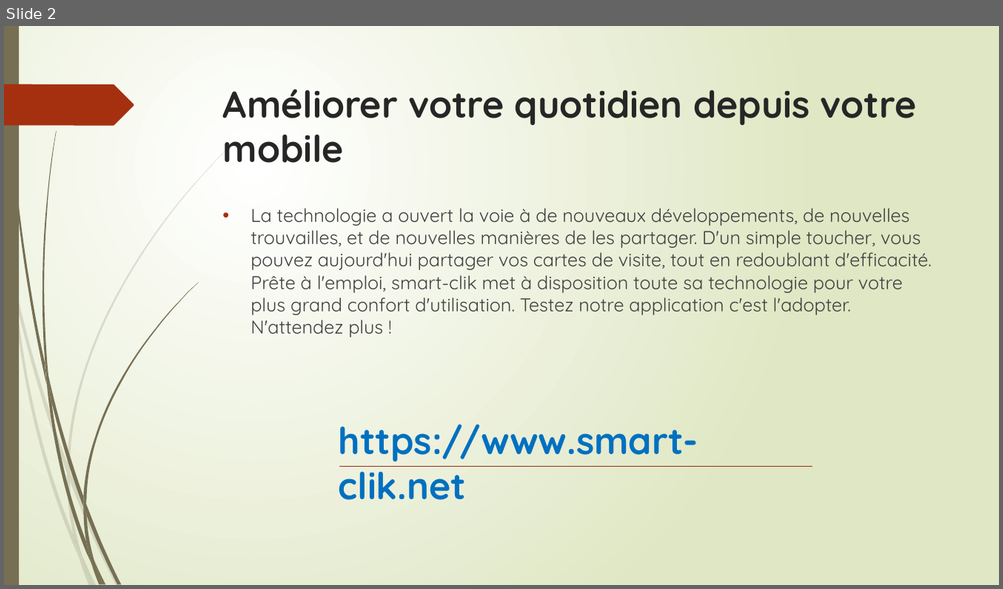
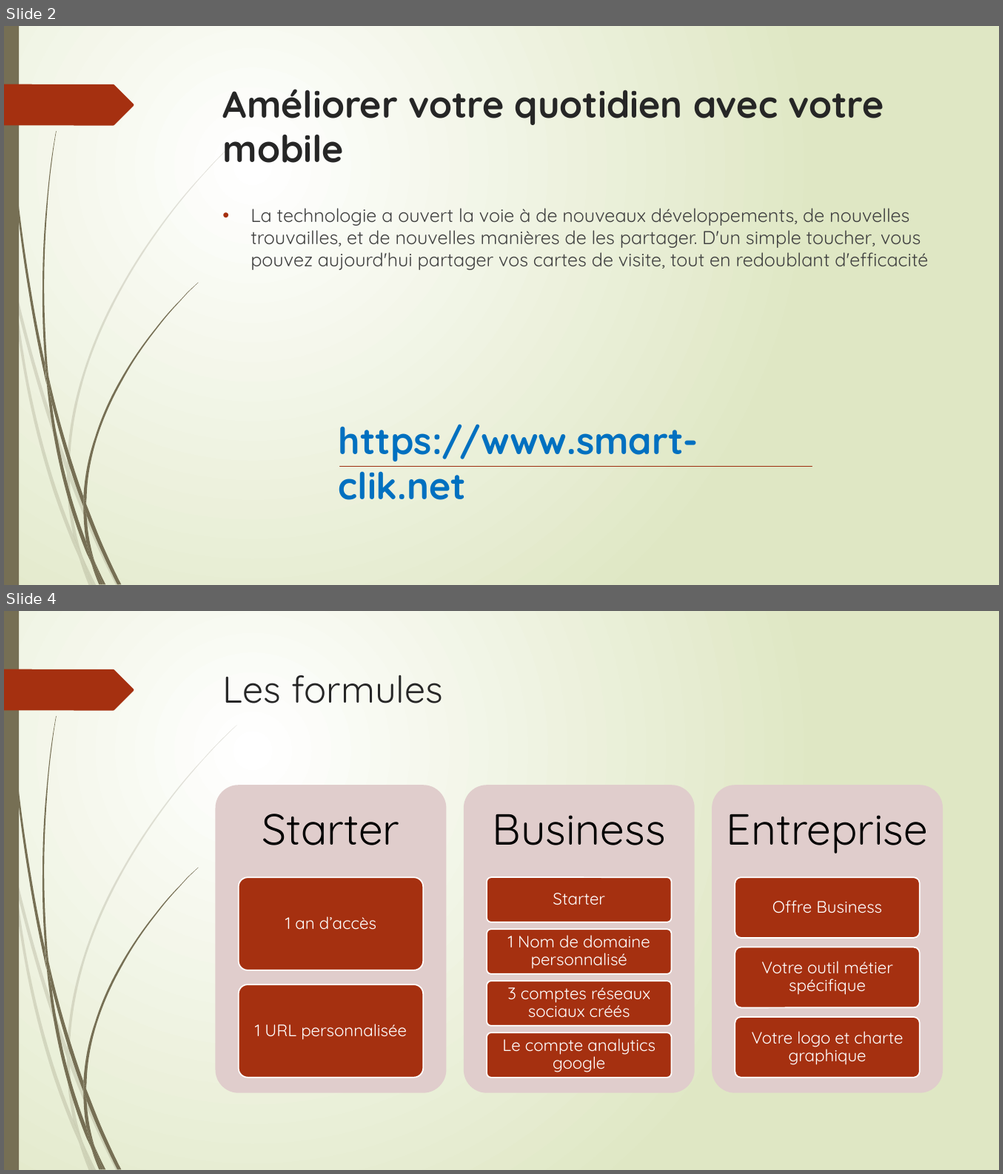
Before and after one commit to europedigitalconsulting/Abeer, a slide deck: Smart-clik.pptx. Shown one above the other, each under a label of ours: slide 2 before the commit, slides 2 and 4 after it; the slides between them are not shown. The pictures are 1003x589 and 1003x1174 pixels, drawn with LibreOffice and Linux fonts; fonts in the diff are those of the drawing. Boxes give left, top, right and bottom in pixels: in the first picture for what was removed or moved away, otherwise in the second. Text is boxed around its words. In the diff, an @@ line names an element or a change of style, - is before the commit and + after.

```diff
--- a/Smart-clik.pptx
+++ b/Smart-clik.pptx
@@ slide 4 added at bbox=[4, 611, 999, 1170], background gradient #FFFFFF to #DFE8C4; not listed: 24 template elements that a slide beside it also shows @@
@@ title added at bbox=[223, 675, 443, 703], 36 pt, text #262626 @@
+Les formules
@@ group added at bbox=[215, 785, 942, 1093]: 12 rounded rectangles, 12 texts @@
+Starter
+1 an d’accès
+1 URL personnalisée
+Business
+Starter
+1 Nom de domaine personnalisé
+3 comptes réseaux sociaux créés
+Le compte analytics google
+Entreprise
+Offre Business
+Votre outil métier spécifique
+Votre logo et charte graphique
@@ slide 2 changed as well @@
@@ title at bbox=[223, 89, 884, 163]: text changed @@
-Améliorer votre quotidien depuis votre mobile
+Améliorer votre quotidien avec votre mobile
@@ text at bbox=[250, 208, 928, 270]: text changed @@
-• La technologie a ouvert la voie à de nouveaux développements, de nouvelles trouvailles, et de nouvelles manières de les partager. D'un simple toucher, vous pouvez aujourd'hui partager vos cartes de visite, tout en redoublant d'efficacité. Prête à l'emploi, smart-clik met à disposition toute sa technologie pour votre plus grand confort d'utilisation. Testez notre application c'est l'adopter. N'attendez plus !
+• La technologie a ouvert la voie à de nouveaux développements, de nouvelles trouvailles, et de nouvelles manières de les partager. D'un simple toucher, vous pouvez aujourd'hui partager vos cartes de visite, tout en redoublant d'efficacité
```
Also in this commit, not shown: 1 other slide changed, 6 other slides added, 1 slide removed, 13 other files.
